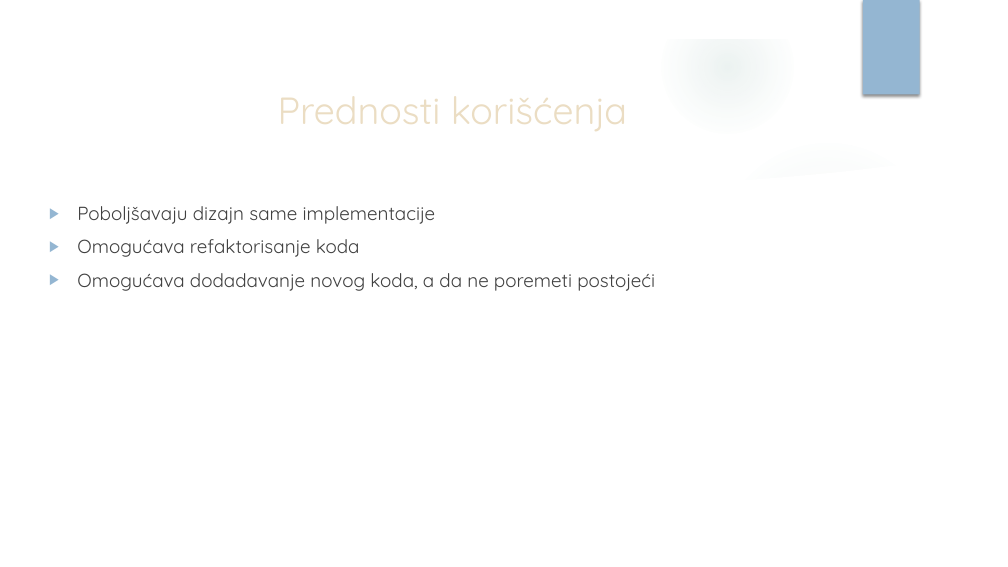
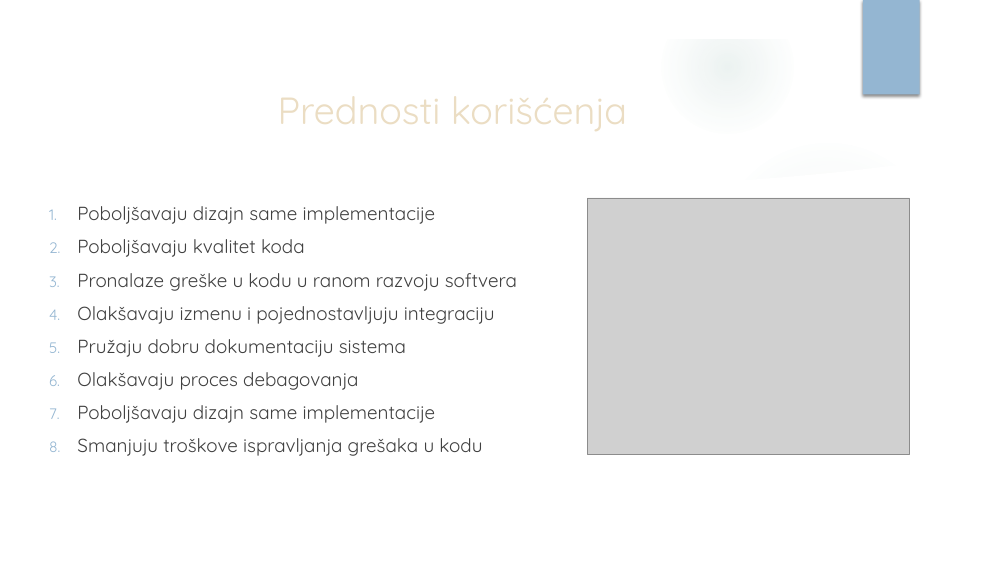
Before and after one commit to vhristov97/Prezentacija, a slide deck: slide 8 of UnitTestingFrameworks_VH_JN.pptx. Drawn at 1008x567 pixels with LibreOffice and Linux fonts; fonts in the diff are those of the drawing; grey boxes stand for pictures; background and template pictures are left out. Boxes give left, top, right and bottom in pixels: in the first picture for what was removed or moved away, otherwise in the second. Text is boxed around its words. In the diff, an @@ line names an element or a change of style, - is before the commit and + after.

```diff
--- a/UnitTestingFrameworks_VH_JN.pptx
+++ b/UnitTestingFrameworks_VH_JN.pptx
@@ picture added at (588, 198, 910, 454) @@
@@ text at (77, 239, 517, 456): text changed @@
-▶ Omogućava refaktorisanje koda
-▶ Omogućava dodadavanje novog koda, a da ne poremeti postojeći
+2. Poboljšavaju kvalitet koda
+3. Pronalaze greške u kodu u ranom razvoju softvera
+4. Olakšavaju izmenu i pojednostavljuju integraciju
+5. Pružaju dobru dokumentaciju sistema
+6. Olakšavaju proces debagovanja
+7. Poboljšavaju dizajn same implementacije
+8. Smanjuju troškove ispravljanja grešaka u kodu
```
Also in this commit, not shown: 3 other slides changed, 1 slide added.
